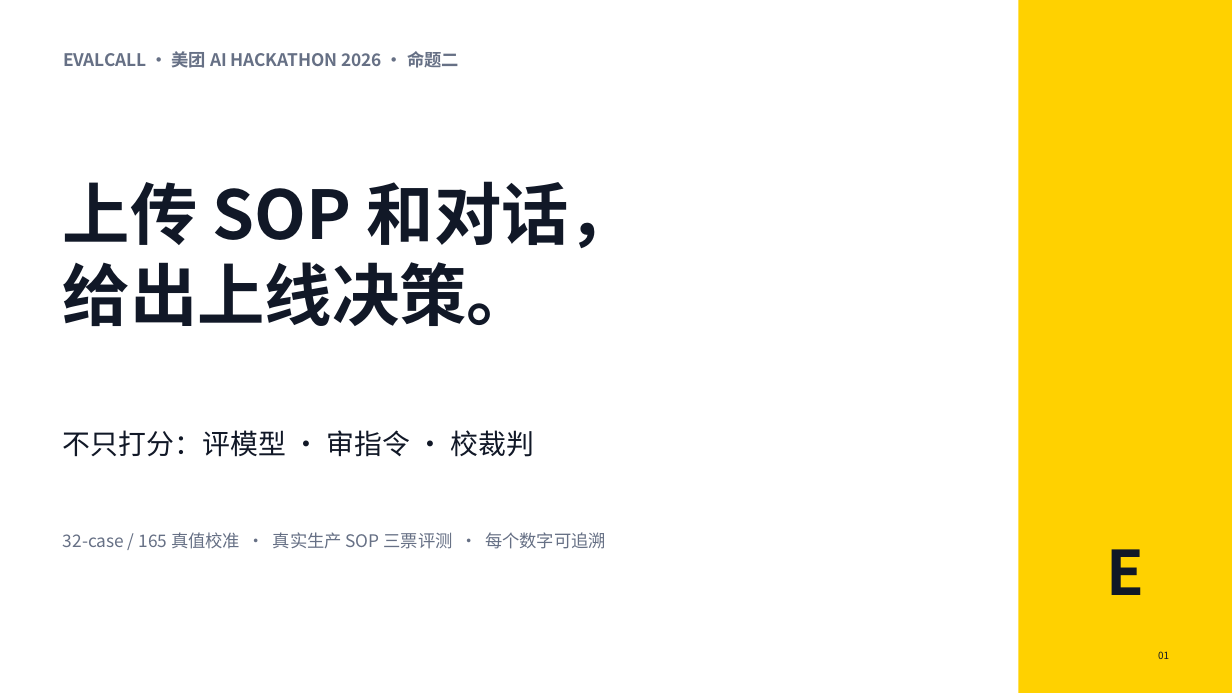
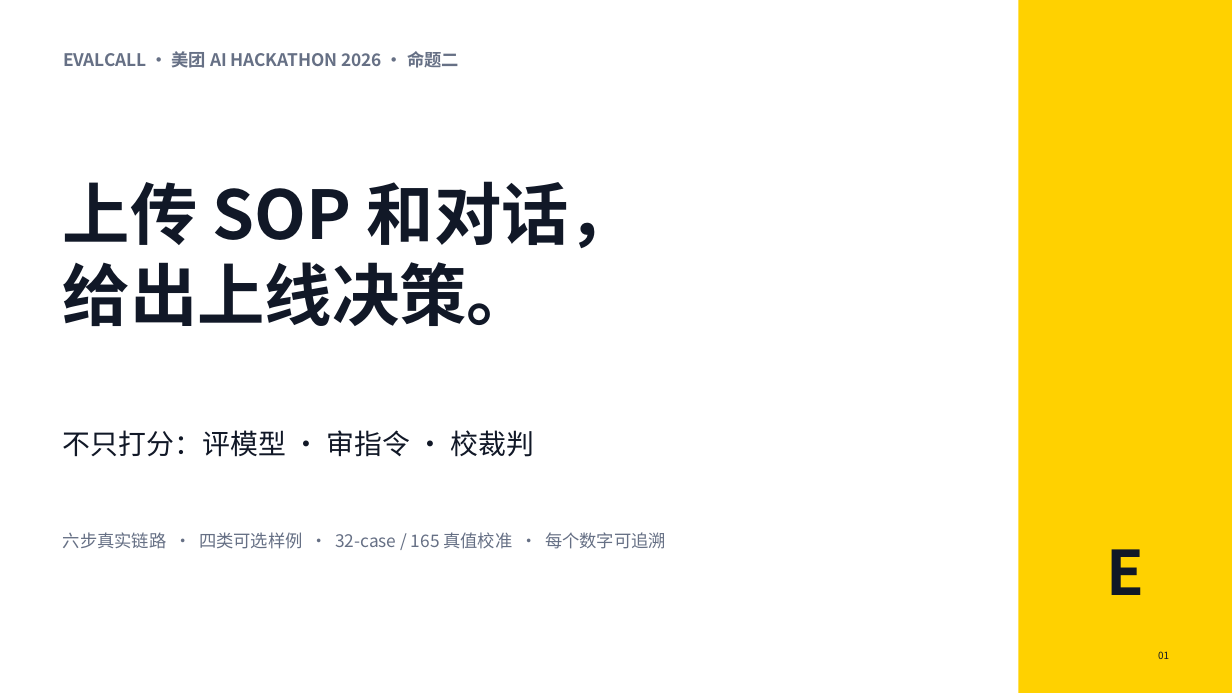
Before and after one commit to kaijie0074-art/evalcall, a slide deck: slide 1 of docs/EvalCall答辩稿-可信评测基础设施-20260712.pptx. Drawn at 1232x693 pixels with LibreOffice and Linux fonts; fonts in the diff are those of the drawing. Boxes give left, top, right and bottom in pixels: in the first picture for what was removed or moved away, otherwise in the second. Text is boxed around its words. In the diff, an @@ line names an element or a change of style, - is before the commit and + after.

```diff
--- a/docs/EvalCall答辩稿-可信评测基础设施-20260712.pptx
+++ b/docs/EvalCall答辩稿-可信评测基础设施-20260712.pptx
@@ text at box(63, 532, 666, 549): text changed @@
-32-case / 165 真值校准 · 真实生产 SOP 三票评测 · 每个数字可追溯
+六步真实链路 · 四类可选样例 · 32-case / 165 真值校准 · 每个数字可追溯
```
Also in this commit, not shown: 2 other slides changed, 23 other files.
